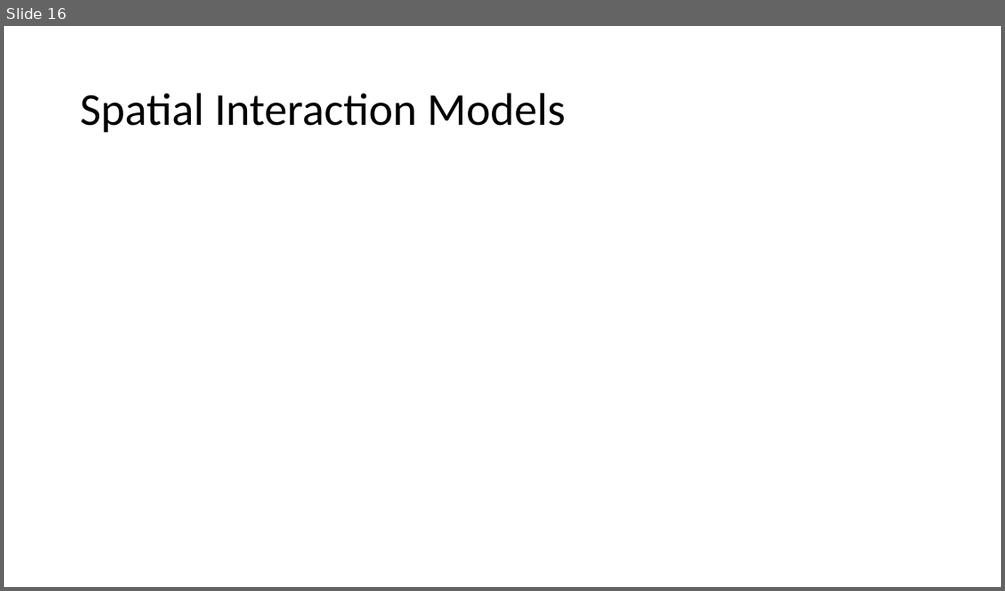
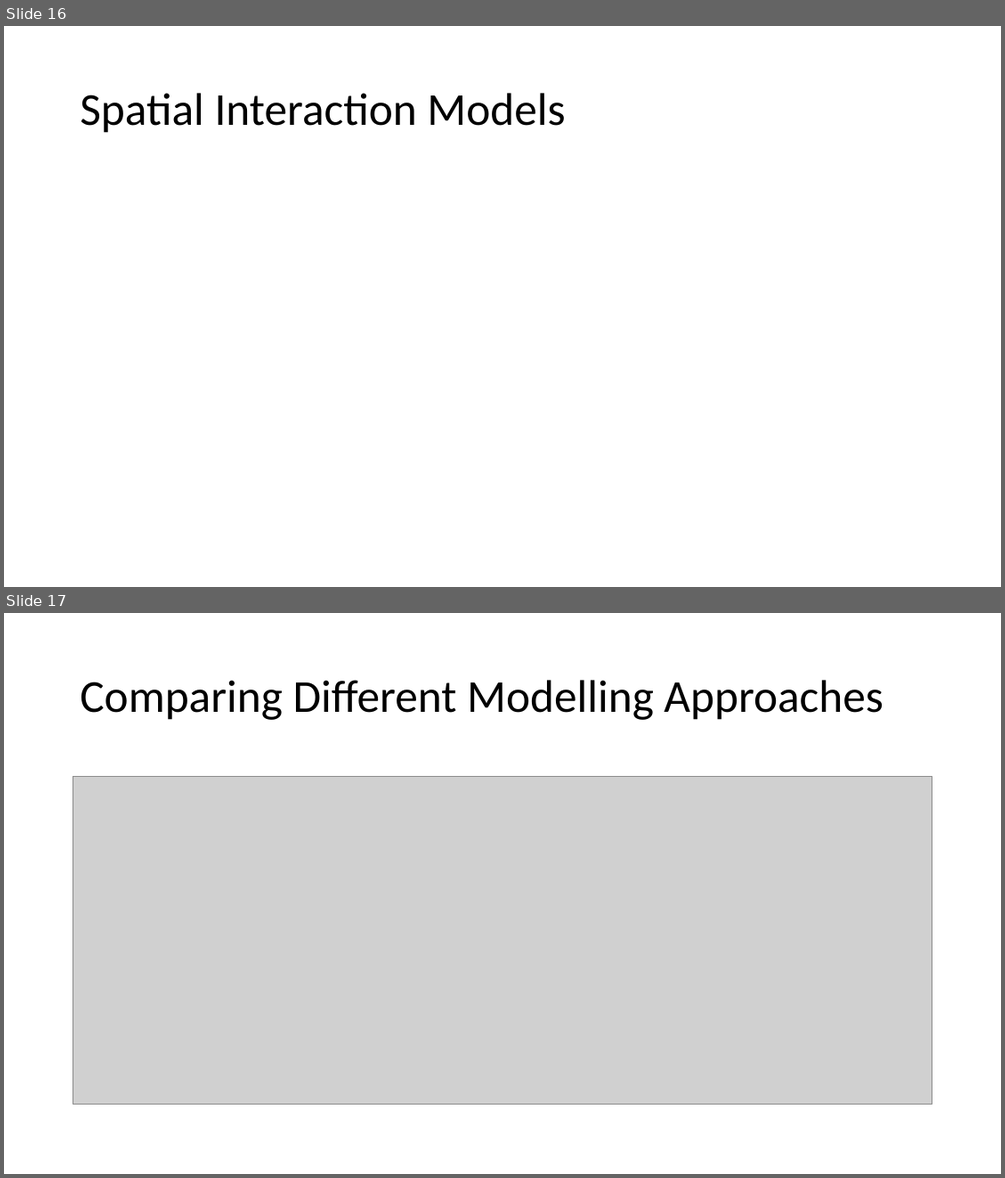
Before and after one commit to abmgis/abmgis, a slide deck: Chapter11-AlternativeModellingApproaches/Chapter11.pptx. Shown one above the other, each under a label of ours: slide 16 before the commit, slides 16 and 17 after it. The pictures are 1005x591 and 1005x1178 pixels, drawn with LibreOffice and Linux fonts; fonts in the diff are those of the drawing; grey boxes stand for pictures. Boxes give left, top, right and bottom in pixels: in the first picture for what was removed or moved away, otherwise in the second. Text is boxed around its words. In the diff, an @@ line names an element or a change of style, - is before the commit and + after.

```diff
--- a/Chapter11-AlternativeModellingApproaches/Chapter11.pptx
+++ b/Chapter11-AlternativeModellingApproaches/Chapter11.pptx
@@ slide 17 added at [4,613,1001,1174], background #FFFFFF @@
@@ title added at [80,680,882,720], 44 pt, text #000000 @@
+Comparing Different Modelling Approaches
@@ picture added at [73,777,933,1104] @@
```
Also in this commit, not shown: 8 other slides added, 5 other files.
